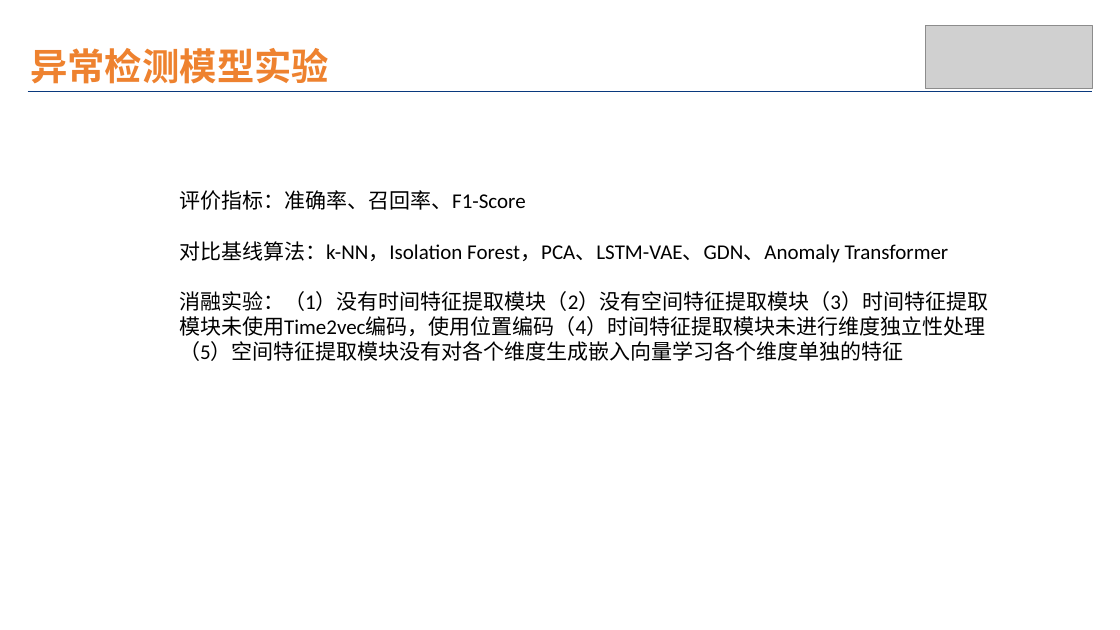
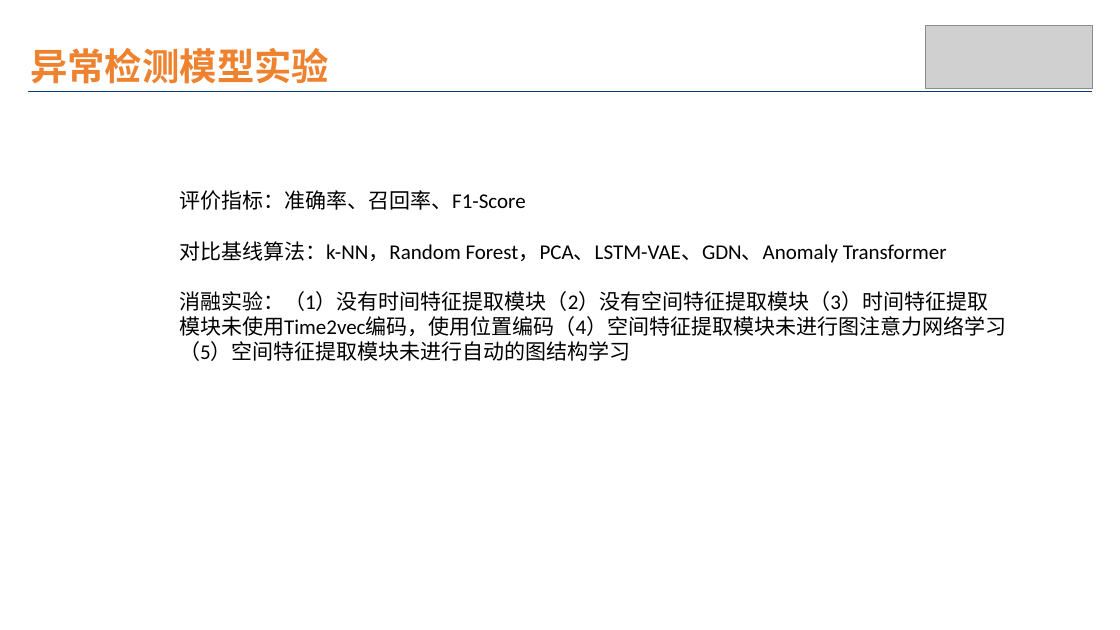
Before and after one commit to wuchenhu98/lunwen, a slide deck: slide 16 of 论文插图.pptx. Drawn at 1120x630 pixels with LibreOffice and Linux fonts; fonts in the diff are those of the drawing; grey boxes stand for pictures. Boxes give left, top, right and bottom in pixels: in the first picture for what was removed or moved away, otherwise in the second. Text is boxed around its words. In the diff, an @@ line names an element or a change of style, - is before the commit and + after.

```diff
--- a/论文插图.pptx
+++ b/论文插图.pptx
@@ text at <box>179,241,1006,361</box>: text changed @@
-对比基线算法：k-NN，Isolation Forest，PCA、LSTM-VAE、GDN、Anomaly Transformer
-消融实验：（1）没有时间特征提取模块（2）没有空间特征提取模块（3）时间特征提取模块未使用Time2vec编码，使用位置编码（4）时间特征提取模块未进行维度独立性处理（5）空间特征提取模块没有对各个维度生成嵌入向量学习各个维度单独的特征
+对比基线算法：k-NN，Random Forest，PCA、LSTM-VAE、GDN、Anomaly Transformer
+消融实验：（1）没有时间特征提取模块（2）没有空间特征提取模块（3）时间特征提取模块未使用Time2vec编码，使用位置编码（4）空间特征提取模块未进行图注意力网络学习（5）空间特征提取模块未进行自动的图结构学习
```
Also in this commit, not shown: 2 other files.
